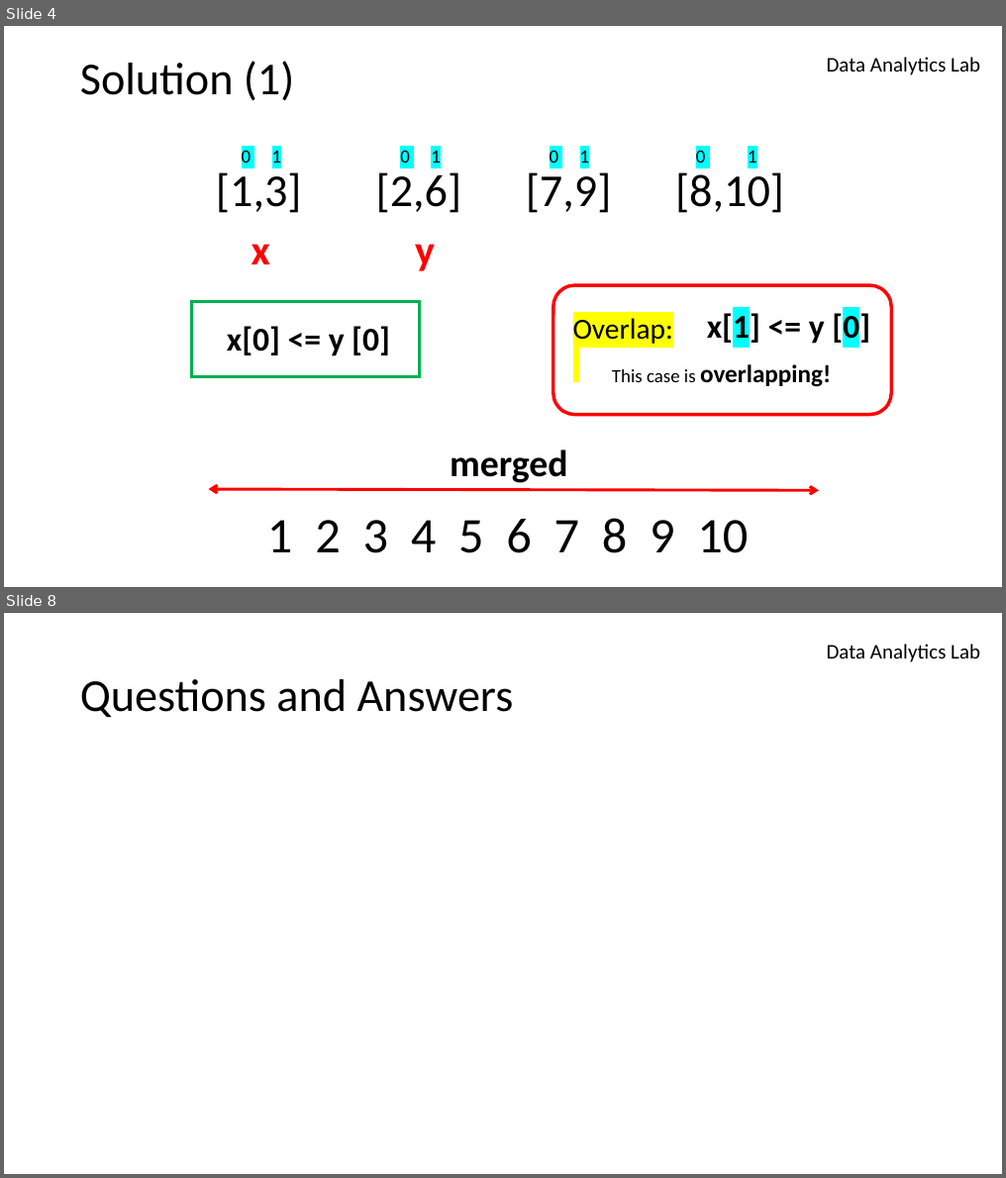
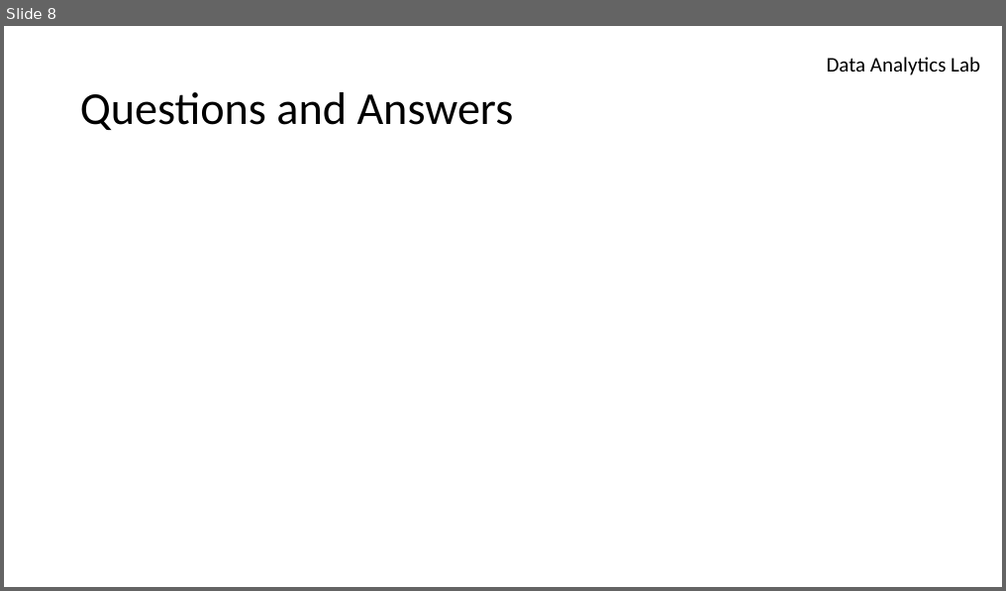
Before and after one commit to azimjaan21/algoMAP, a slide deck: Arrays & Strings/#2.pptx. Shown one above the other, each under a label of ours: slides 4 and 8 before the commit, slide 8 after it; the slides between them are not shown. The pictures are 1006x1178 and 1006x591 pixels, drawn with LibreOffice and Linux fonts; fonts in the diff are those of the drawing; background and template pictures are left out. Boxes give left, top, right and bottom in pixels: in the first picture for what was removed or moved away, otherwise in the second. Text is boxed around its words. In the diff, an @@ line names an element or a change of style, - is before the commit and + after.

```diff
--- a/Arrays & Strings/#2.pptx
+++ b/Arrays & Strings/#2.pptx
@@ slide 4 removed at (x1=4, y1=26, x2=1002, y2=587), background #FFFFFF; not listed: 1 template element that a slide beside it also shows @@
@@ title removed at (x1=80, y1=61, x2=294, y2=101) @@
-Solution (1)
@@ text removed at (x1=216, y1=168, x2=784, y2=213) @@
-[1,3] [2,6] [7,9] [8,10]
@@ text removed at (x1=242, y1=148, x2=282, y2=169) @@
-0 1
@@ text removed at (x1=400, y1=150, x2=441, y2=163) @@
-0 1
@@ text removed at (x1=549, y1=148, x2=590, y2=169) @@
-0 1
@@ text removed at (x1=696, y1=150, x2=757, y2=163) @@
-0 1
@@ text removed at (x1=252, y1=244, x2=270, y2=265) @@
-x
@@ text removed at (x1=415, y1=244, x2=435, y2=272) @@
-y
@@ rounded rectangle removed at (x1=553, y1=285, x2=892, y2=415) @@
@@ rectangle removed at (x1=192, y1=301, x2=420, y2=377) @@
@@ text removed at (x1=573, y1=318, x2=673, y2=344) @@
-Overlap:
@@ text removed at (x1=707, y1=311, x2=870, y2=347) @@
-x[1] <= y [0]
@@ text removed at (x1=227, y1=326, x2=390, y2=357) @@
-x[0] <= y [0]
@@ text removed at (x1=612, y1=365, x2=831, y2=387) @@
-This case is overlapping!
@@ text removed at (x1=450, y1=450, x2=568, y2=483) @@
-merged
@@ double arrow removed from (208, 489) to (819, 491) @@
@@ text removed at (x1=267, y1=518, x2=747, y2=554) @@
-1 2 3 4 5 6 7 8 9 10
```
Also in this commit, not shown: 6 slides changed, 1 slide added, 2 other files.
